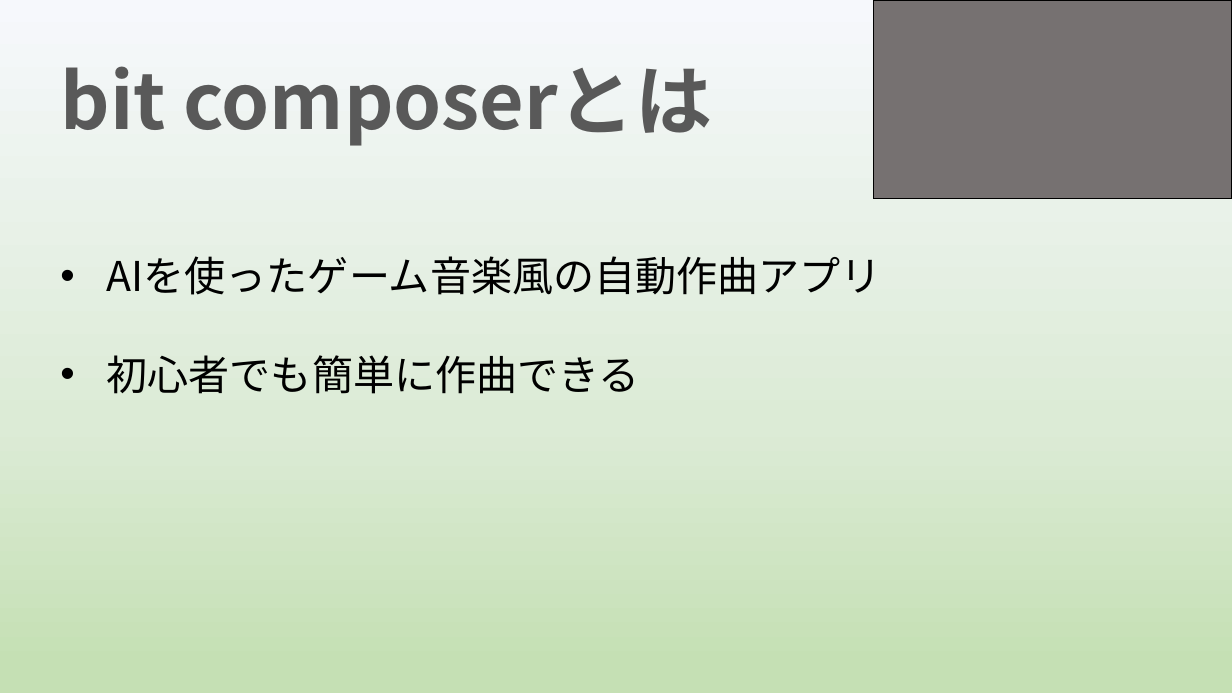
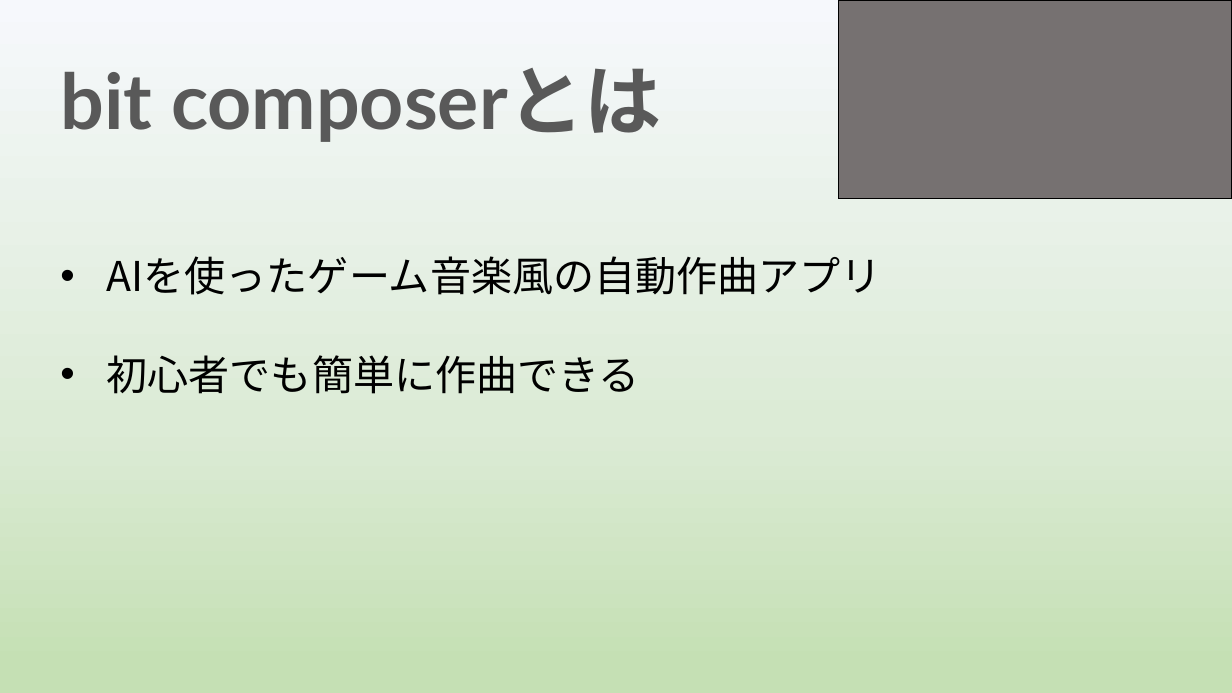
Before and after one commit to yoshitake266/bitComposer_prj, a slide deck: slide 3 of presentation/graduation/bit Composer3 .pptx. Drawn at 1232x693 pixels with LibreOffice and Linux fonts; fonts in the diff are those of the drawing. Boxes give left, top, right and bottom in pixels: in the first picture for what was removed or moved away, otherwise in the second. Text is boxed around its words. In the diff, an @@ line names an element or a change of style, - is before the commit and + after.

```diff
--- a/presentation/graduation/bit Composer3 .pptx
+++ b/presentation/graduation/bit Composer3 .pptx
@@ rectangle resized from (x1=873, y1=0, x2=1232, y2=199) to (x1=838, y1=0, x2=1232, y2=199) @@
@@ title "bit composerとは" at (x1=61, y1=68, x2=662, y2=142): font Noto Sans CJK JP to Lato @@
```
Also in this commit, not shown: 10 other slides changed, 2 slides added, 1 slide removed.
